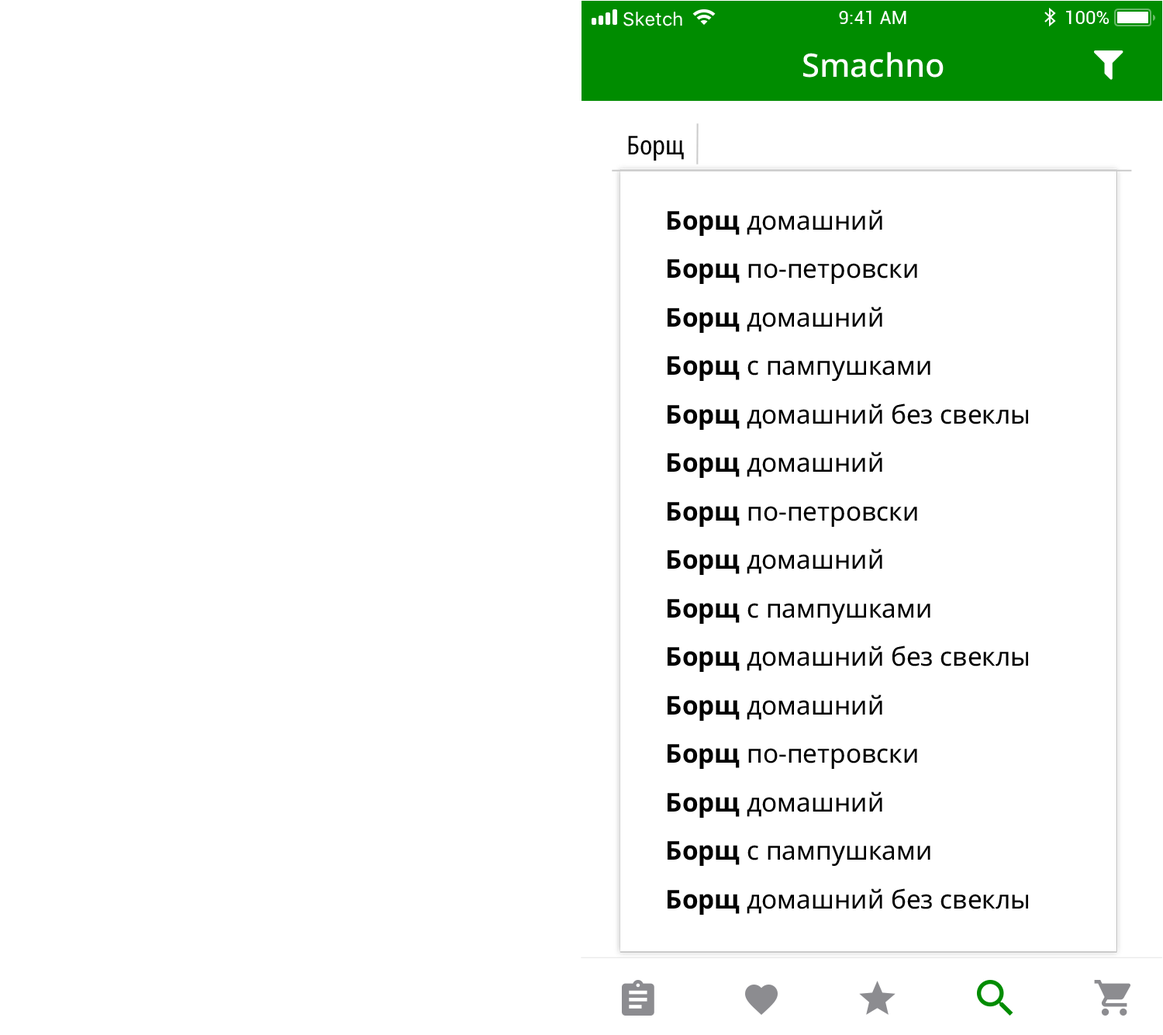
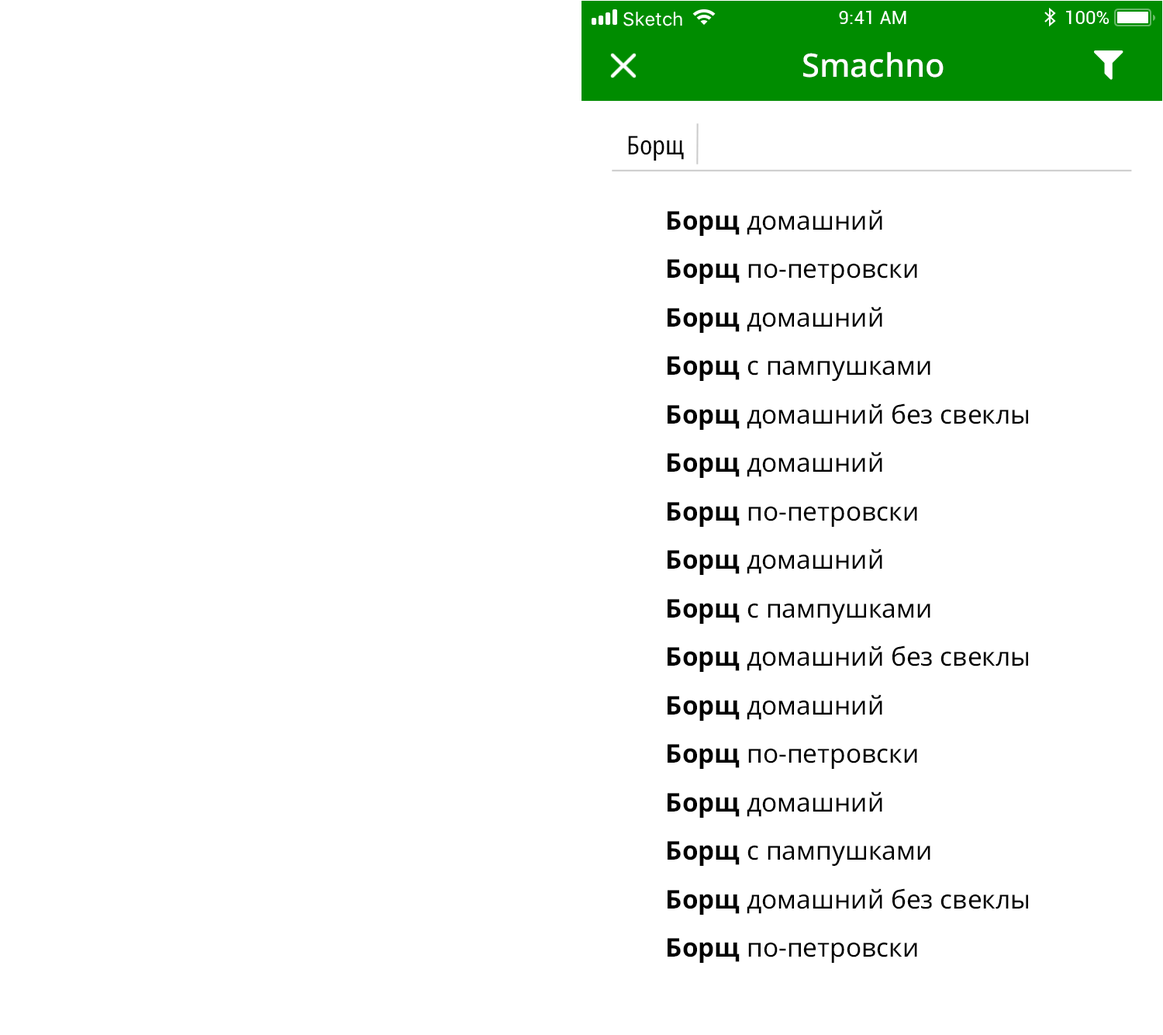
Before/after of a 1163px x 1035px layered artwork. What changed in the layer stack:
added layer "-e-back copy" in group "Group 1" over 610, 52, 637, 79
removed layer "-e-recommendation" from group "menu" over 745, 984, 778, 1015
removed layer "-e-home" from group "menu" over 621, 979, 655, 1016
removed layer "-e-favorit" from group "menu" over 859, 980, 896, 1015
removed layer "-e-search" from group "menu" over 976, 979, 1014, 1016
removed layer "-e-shop" from group "menu" over 1094, 979, 1131, 1016
removed layer "Compound Shape" (2nd of 6, in "smachno_search_name" › "Group 1" › "menu") from group "menu" over 621, 957, 1131, 1016
painted on "Борщ домашний Борщ по-петровски Борщ домашний Борщ с пампушками Борщ домашний б…" over 667, 214, 918, 963
removed layer "Compound Shape" (5th of 6, in "smachno_search_name") from group "smachno_search_name" over 612, 164, 1124, 959
